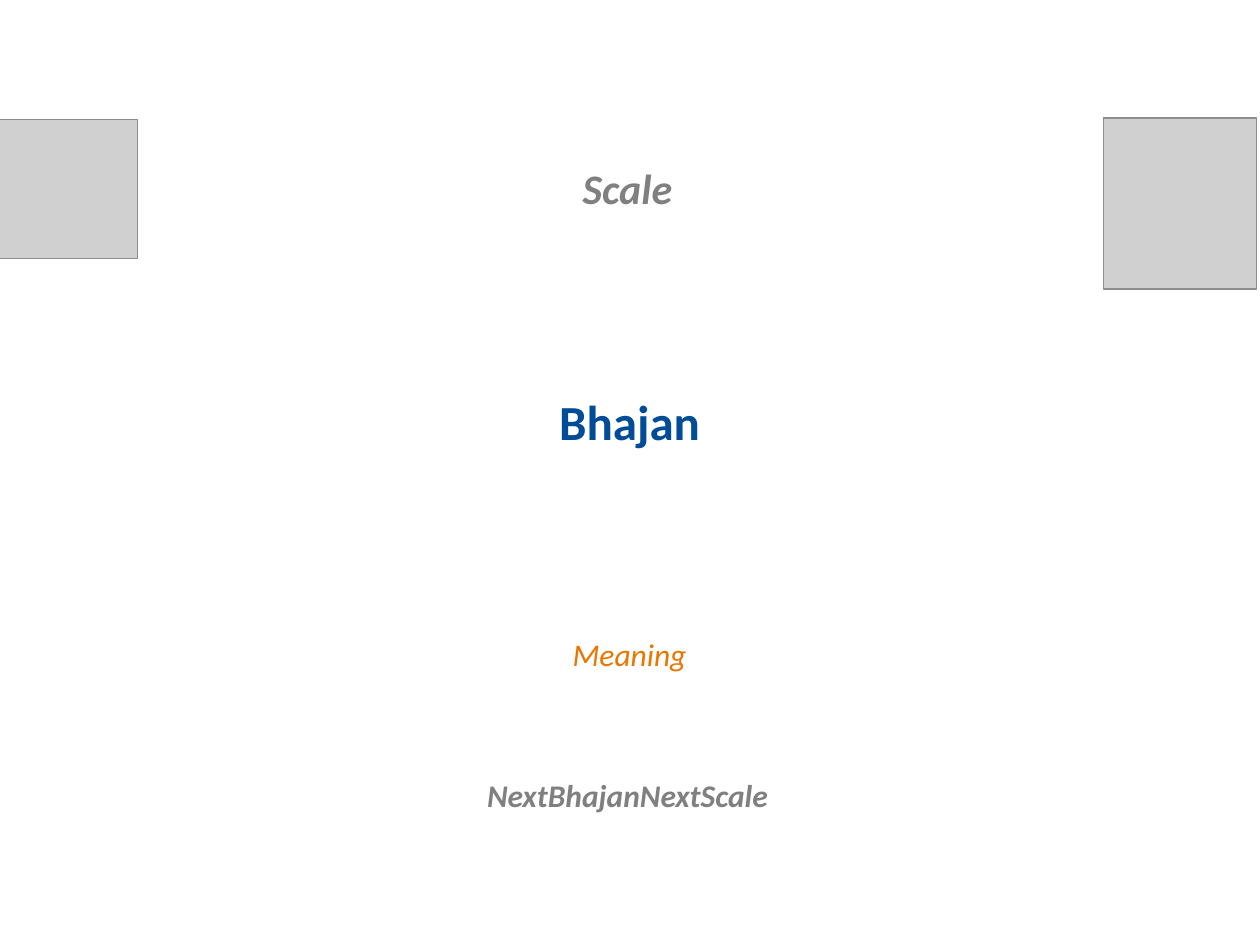
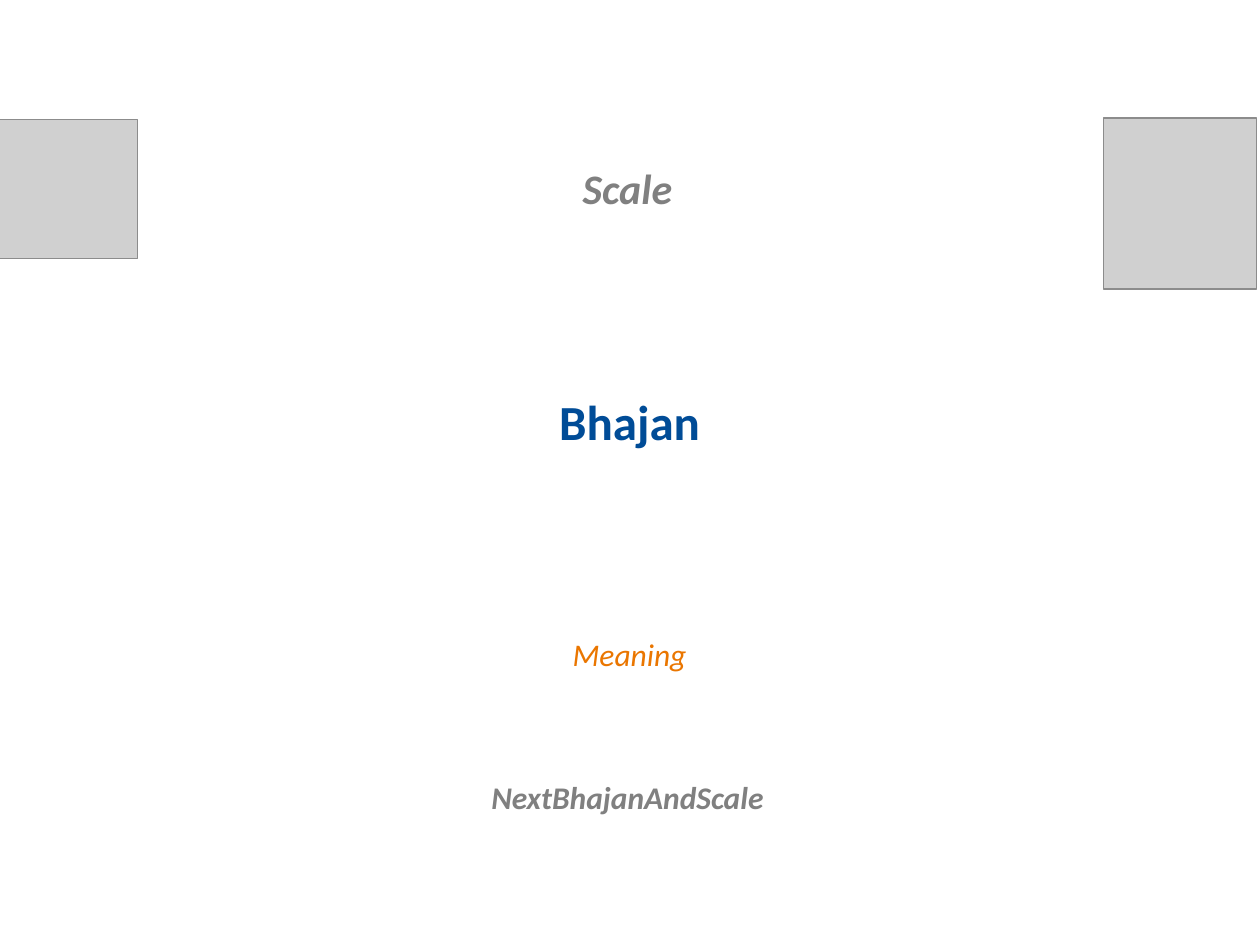
Before and after one commit to rkanadam/saibhajanmaker, a slide deck: slide 1 of WebContent/WEB-INF/templates/25th Anniversary/master.pptx. Drawn at 1260x945 pixels with LibreOffice and Linux fonts; fonts in the diff are those of the drawing; grey boxes stand for pictures. Boxes give left, top, right and bottom in pixels: in the first picture for what was removed or moved away, otherwise in the second. Text is boxed around its words. In the diff, an @@ line names an element or a change of style, - is before the commit and + after.

```diff
--- a/WebContent/WEB-INF/templates/25th Anniversary/master.pptx
+++ b/WebContent/WEB-INF/templates/25th Anniversary/master.pptx
@@ text at (491,787,763,814): text changed @@
-NextBhajanNextScale
+NextBhajanAndScale
```
Also in this commit, not shown: 1 other file.
